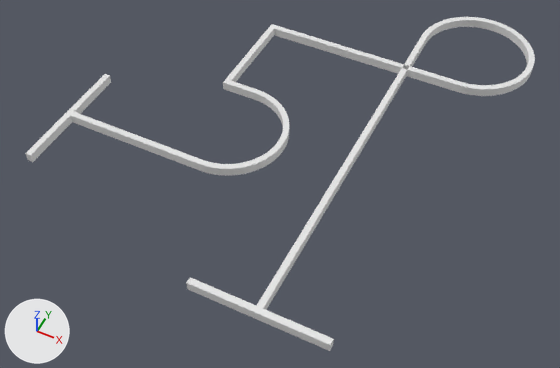
The Blender file GoDot/assets/Track2.blend: old version first, new version second.
The view is the same before and after, from a 50 mm lens placed at (7.45, -14.92, 20.86), pointed at (-0.12, 0.21, 1.95). The lights are fixed; the arrows at lower left show +X, +Y and +Z. The picture after the commit comes second.

The first picture shows 'Track2Mince'.
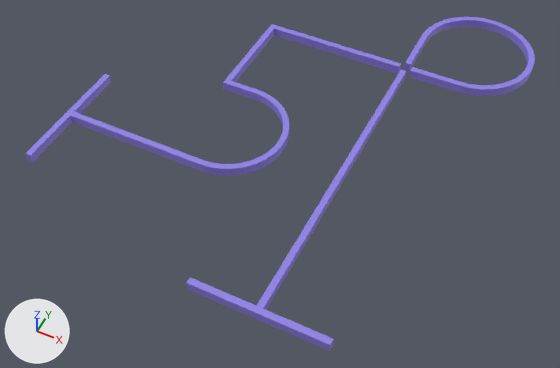
Commit message: track 2 win

Pixel boxes (x1, y1, x2, y2) of what changed, in the pictures (560 x 368 px; the box of a moved part takes in the faces that stretch with it):
part 1 of me_track2mince_001, moved or reshaped
    both: (188, 24, 460, 344)
part 2 of me_track2mince_001, recoloured
    both: (25, 17, 535, 351)

The edits, one by one:
Material 'Material.002' (mat_material_002) is new.
Its base color is (0.276, 0.224, 0.8) (blue #8f82e7).
me_track2mince_001 is used by ob_track2mince; location (0.0, 0.0, 0.0); scale (0.01, 0.01, 0.01).
me_track2mince_001 had 768 vertices, 1544 faces and spanned x -698.0..592.0, y -546.0..944.0, z 339.0..369.0.
me_track2mince_001 now has 776 vertices, 1544 faces and spans x -698.0..592.0, y -546.0..944.0, z 339.0..369.0.
Part 1, on me_track2mince_001:
8 vertices are removed from x 192.0..212.0, y 544.0..564.0, z 339.0..369.0.
42 faces are deleted.
16 vertices are added at x 182.0..222.0, y 534.0..574.0, z 339.0..369.0.
42 new faces join them.
me_track2mince_001 part 2: 1502 faces spanning x -698.0..592.0, y -546.0..944.0, z 339.0..369.0 switch from no material to mat_material_002 (blue #8f82e7).
